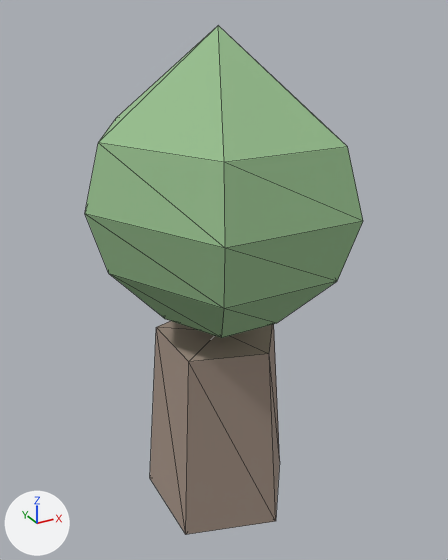
What one commit did to the glTF model web/public/models/tree-broadleaf-b-far.glb.
The view is the same before and after, from a 50 mm camera at (-0.545, -1.011, 1.028) aimed at (0.013, 0.003, 0.521). Lighting does not change. The marker at lower left points along +X, +Y and +Z. The older version comes first. Mesh edges are drawn as thin lines. Vertices at exactly the same position are counted once.

The scene before the commit, as lines of its bpy script (objects in view):
```python
me_tree_broadleaf_b_far = bpy.data.meshes.new('tree-broadleaf-b-far')
me_tree_broadleaf_b_far.from_pydata(...)  # 37 vertices, 68 faces; spans x -0.261..0.261, y -0.261..0.261, z 0.0..1.0
# faces by material slot: [48, 20]
me_tree_broadleaf_b_far.materials.append(mat_foliage)  # greyish green #97bf8e
me_tree_broadleaf_b_far.materials.append(mat_bark)  # beige #a08e81
ob_tree_broadleaf_b_far = bpy.data.objects.new('tree-broadleaf-b-far', me_tree_broadleaf_b_far)
ob_tree_broadleaf_b_far.location = (0.0, 0.0, 0.0)
```
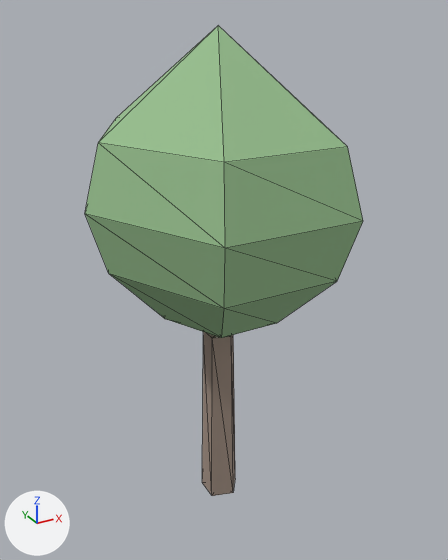
Changed parts and their boxes (x1, y1, x2, y2) in the pictures (448 x 560 px; the box of a moved part takes in the faces that stretch with it):
'tree-broadleaf-b-far', reshaped (7% shorter)
    before: (85, 26, 363, 534)
    after: (85, 26, 363, 496)
part 1 of me_tree_broadleaf_b_far, moved or reshaped
    before: (150, 321, 280, 534)
    after: (202, 332, 235, 496)

The edits, one by one:
me_tree_broadleaf_b_far has 37 vertices, 68 faces and spans x -0.261..0.261, y -0.261..0.261, z 0.0..1.0.
me_tree_broadleaf_b_far is used by ob_tree_broadleaf_b_far; location (0.0, 0.0, 0.0).
Part 1, on me_tree_broadleaf_b_far:
Vertex 26 of me_tree_broadleaf_b_far moves from (0.169, 0.0, 0.0) at pixel (279, 461) to (0.042, 0.0, 0.0) at pixel (235, 478).
Vertex 27 of me_tree_broadleaf_b_far moves from (0.052, -0.16, 0.0) at pixel (275, 521) to (0.013, -0.04, 0.0) at pixel (233, 492).
Vertex 28 of me_tree_broadleaf_b_far moves from (0.042, -0.128, 0.408) at pixel (269, 353) to (0.01, -0.032, 0.408) at pixel (231, 336).
Vertex 29 of me_tree_broadleaf_b_far moves from (0.135, 0.0, 0.408) to (0.034, 0.0, 0.408).
Vertex 31 of me_tree_broadleaf_b_far moves from (-0.136, -0.099, 0.0) at pixel (185, 534) to (-0.034, -0.025, 0.0) at pixel (211, 495).
Vertex 32 of me_tree_broadleaf_b_far moves from (-0.109, -0.079, 0.408) at pixel (188, 361) to (-0.027, -0.02, 0.408) at pixel (212, 338).
Vertex 33 of me_tree_broadleaf_b_far moves from (-0.136, 0.099, 0.0) at pixel (149, 478) to (-0.034, 0.025, 0.0) at pixel (202, 482).
Vertex 34 of me_tree_broadleaf_b_far moves from (-0.109, 0.079, 0.408) at pixel (156, 327) to (-0.027, 0.02, 0.408).
Vertex 35 of me_tree_broadleaf_b_far moves from (0.052, 0.16, 0.0) to (0.013, 0.04, 0.0).
Vertex 36 of me_tree_broadleaf_b_far moves from (0.042, 0.128, 0.408) to (0.01, 0.032, 0.408).
